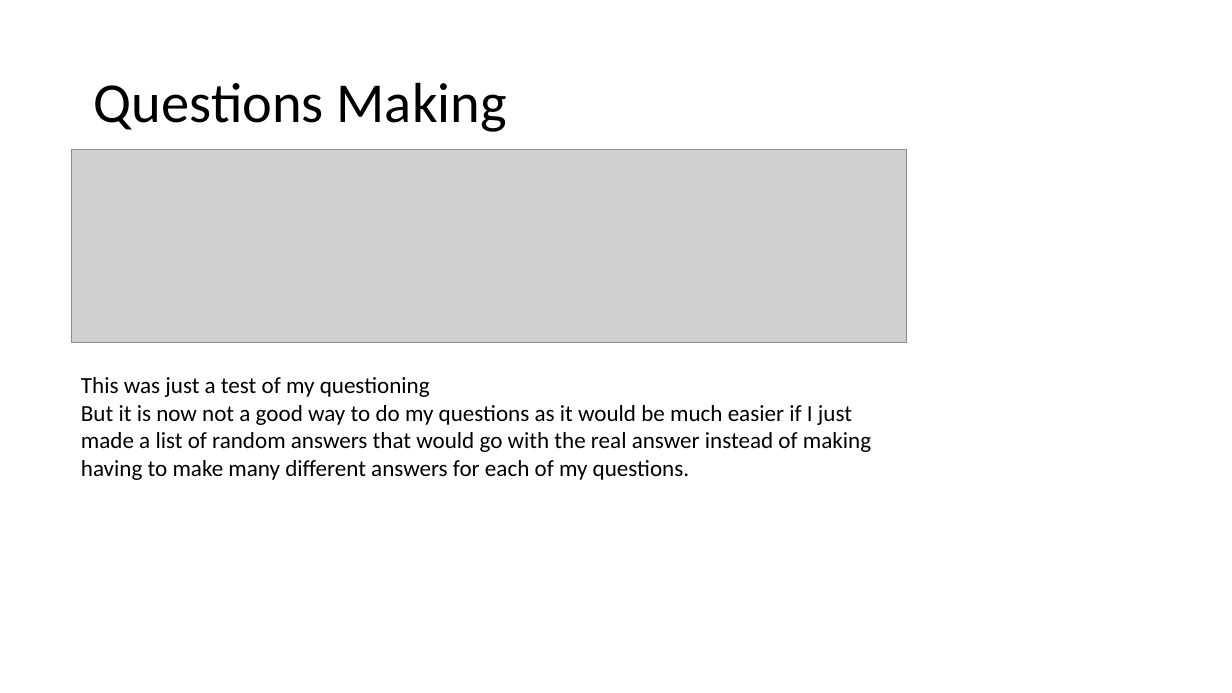
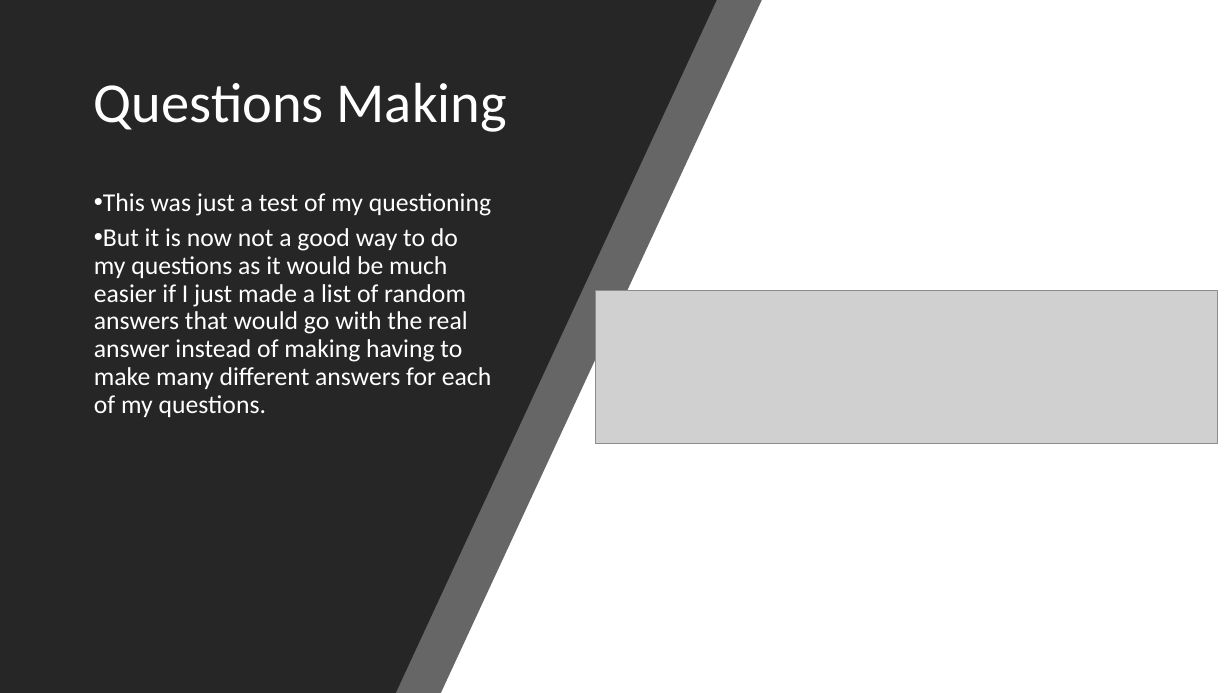
Before and after one commit to morrisj70800/01_Assesment, a slide deck: slide 4 of Programming Assesment.pptx. Drawn at 1232x693 pixels with LibreOffice and Linux fonts; fonts in the diff are those of the drawing; grey boxes stand for pictures. Boxes give left, top, right and bottom in pixels: in the first picture for what was removed or moved away, otherwise in the second. Text is boxed around its words. In the diff, an @@ line names an element or a change of style, - is before the commit and + after.

```diff
--- a/Programming Assesment.pptx
+++ b/Programming Assesment.pptx
@@ background #FFFFFF to #000000 @@
@@ rectangle added at <box>0,0,1232,693</box>, fill #FFFFFF @@
@@ freeform shape added at <box>0,0,762,693</box>, fill #262626 at 70% opacity @@
@@ freeform shape added at <box>0,0,717,693</box>, fill #262626 @@
@@ title "Questions Making" at <box>94,82,507,132</box>: text colour #000000 to #FFFFFF @@
@@ picture removed at <box>71,149,907,342</box> @@
@@ text "This was just a test ...": place and size @@
-text "This was just a test ..." at <box>81,377,871,480</box>
+text "This was just a test ..." at <box>94,193,491,417</box>
@@ text "This was just a test ..." at <box>94,193,491,417</box>: size 18 to 20 pt, text colour #000000 to #FFFFFF; bullet none to •; line spacing 1 to 0.9; more space between paragraphs @@
@@ picture added at <box>595,290,1217,444</box> @@
```
Also in this commit, not shown: 11 other slides changed, 1 slide added, 3 other files.
